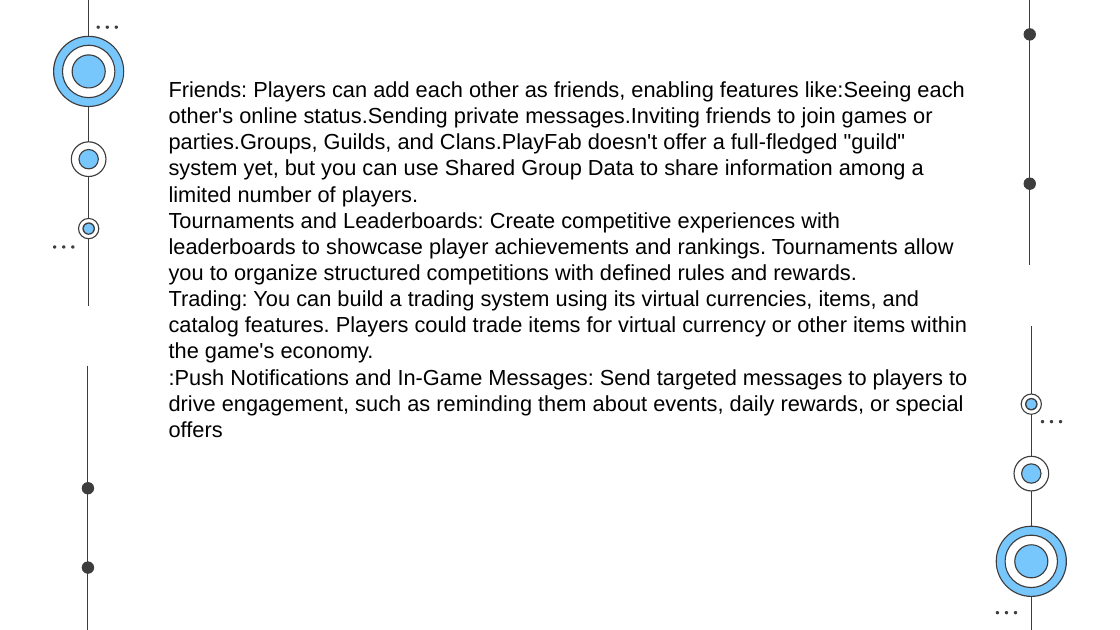
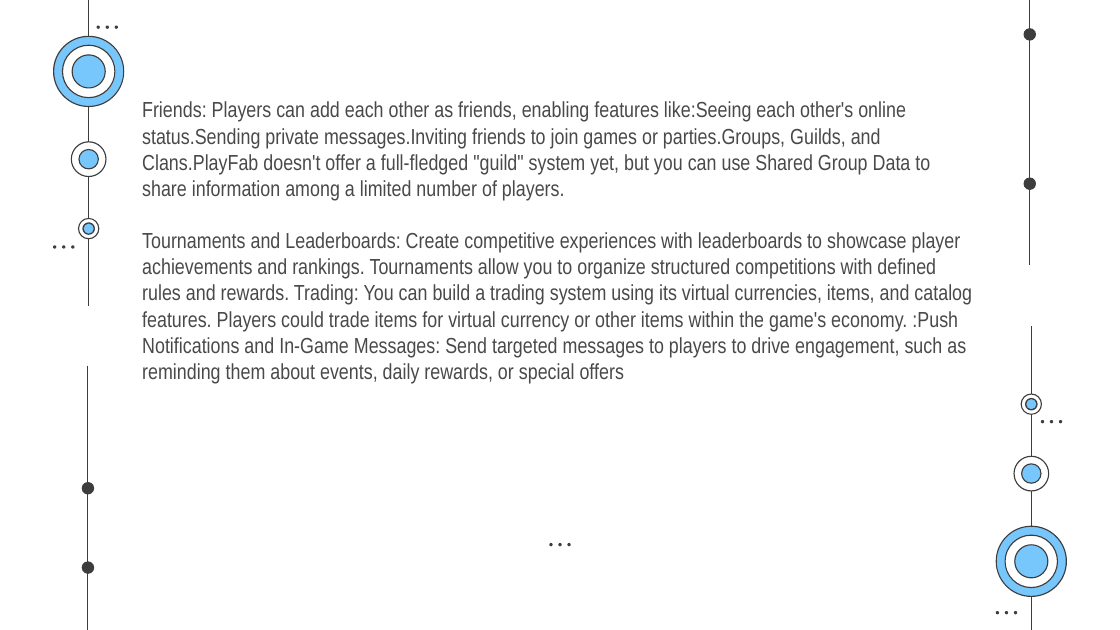
Before and after one commit to SaurabhYadav388/misc_works, a slide deck: slide 40 of Cloud_PPT/Shosau.pptx. Drawn at 1120x630 pixels with LibreOffice and Linux fonts; fonts in the diff are those of the drawing. Boxes give left, top, right and bottom in pixels: in the first picture for what was removed or moved away, otherwise in the second. Text is boxed around its words. In the diff, an @@ line names an element or a change of style, - is before the commit and + after.

```diff
--- a/Cloud_PPT/Shosau.pptx
+++ b/Cloud_PPT/Shosau.pptx
@@ subtitle at bbox=[142, 101, 972, 384]: text changed; font Arial to Arial Narrow; text colour #000000 to #494949 @@
-Friends: Players can add each other as friends, enabling features like:Seeing each other's online status.Sending private messages.Inviting friends to join games or parties.Groups, Guilds, and Clans.PlayFab doesn't offer a full-fledged "guild" system yet, but you can use Shared Group Data to share information among a limited number of players.
-Tournaments and Leaderboards: Create competitive experiences with leaderboards to showcase player achievements and rankings. Tournaments allow you to organize structured competitions with defined rules and rewards.
-Trading: You can build a trading system using its virtual currencies, items, and catalog features. Players could trade items for virtual currency or other items within the game's economy.
-:Push Notifications and In-Game Messages: Send targeted messages to players to drive engagement, such as reminding them about events, daily rewards, or special offers
+Friends: Players can add each other as friends, enabling features like:Seeing each other's online status.Sending private messages.Inviting friends to join games or parties.Groups, Guilds, and Clans.PlayFab doesn't offer a full-fledged "guild" system yet, but you can use Shared Group Data to share information among a limited number of players.
+Tournaments and Leaderboards: Create competitive experiences with leaderboards to showcase player achievements and rankings. Tournaments allow you to organize structured competitions with defined rules and rewards. Trading: You can build a trading system using its virtual currencies, items, and catalog features. Players could trade items for virtual currency or other items within the game's economy. :Push Notifications and In-Game Messages: Send targeted messages to players to drive engagement, such as reminding them about events, daily rewards, or special offers
@@ ellipse added at bbox=[549, 543, 552, 547], fill #3D3D3D @@
@@ ellipse added at bbox=[559, 543, 562, 547], fill #3D3D3D @@
@@ ellipse added at bbox=[568, 543, 571, 547], fill #3D3D3D @@
```
Also in this commit, not shown: 9 other slides changed, 3 slides added, 3 slides removed.
